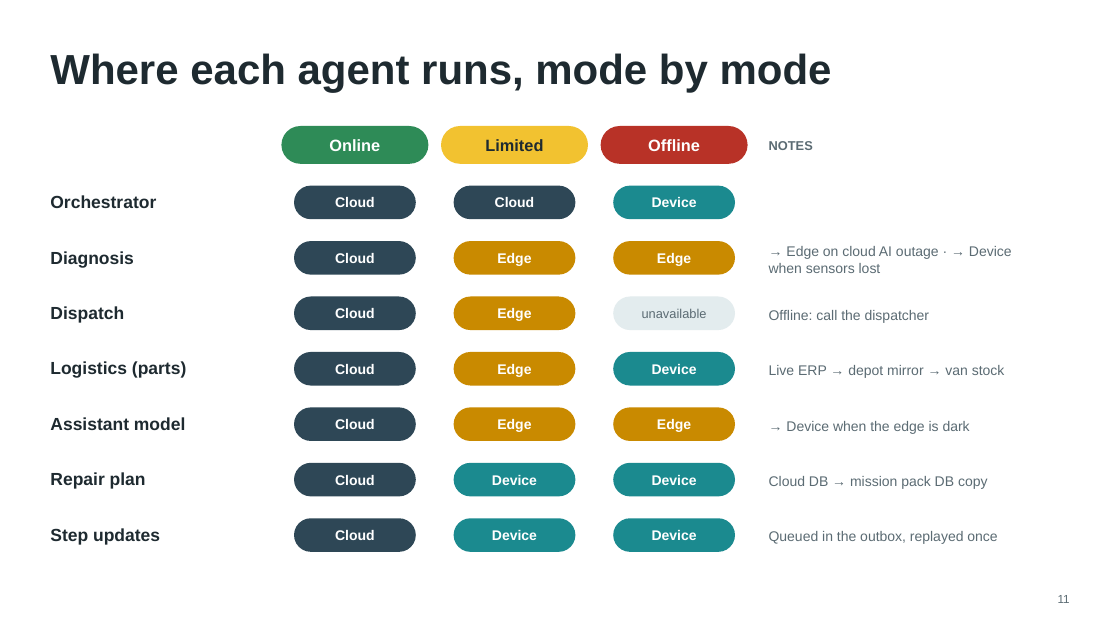
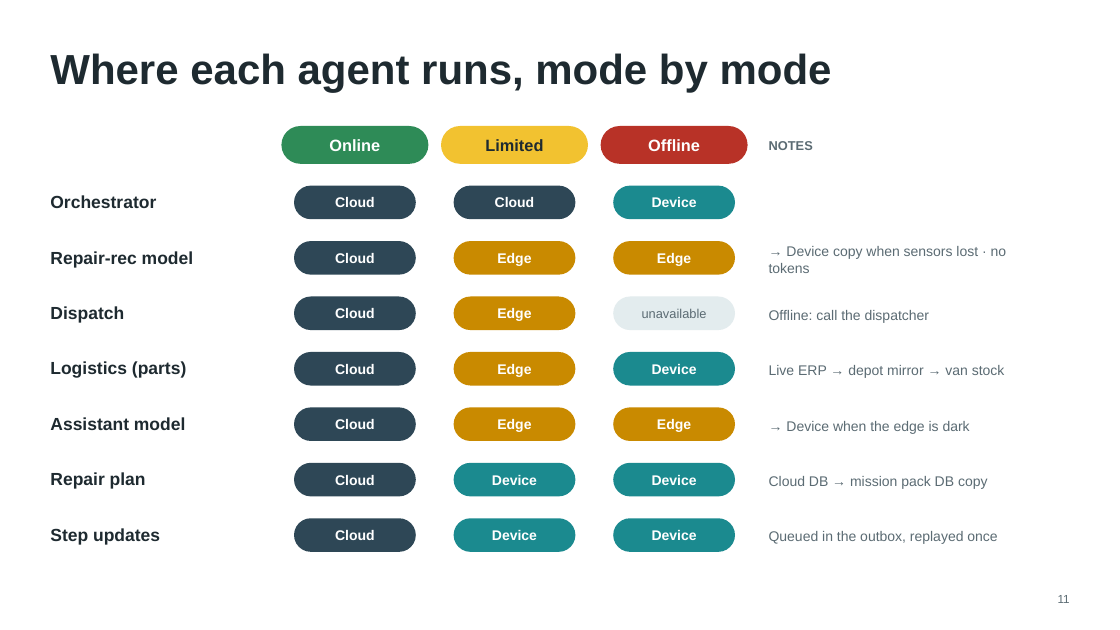
Before and after one commit to chandra50/hybrid-ai-service, a slide deck: slide 11 of docs/hybrid-ai-design.pptx. Drawn at 1120x630 pixels with LibreOffice and Linux fonts; fonts in the diff are those of the drawing. Boxes give left, top, right and bottom in pixels: in the first picture for what was removed or moved away, otherwise in the second. Text is boxed around its words. In the diff, an @@ line names an element or a change of style, - is before the commit and + after.

```diff
--- a/docs/hybrid-ai-design.pptx
+++ b/docs/hybrid-ai-design.pptx
@@ text at <box>50,251,193,268</box>: text changed @@
-Diagnosis
+Repair-rec model
@@ text at <box>769,246,1007,273</box>: text changed @@
-→ Edge on cloud AI outage · → Device when sensors lost
+→ Device copy when sensors lost · no tokens
```
Also in this commit, not shown: 5 other slides changed, 15 other files.
